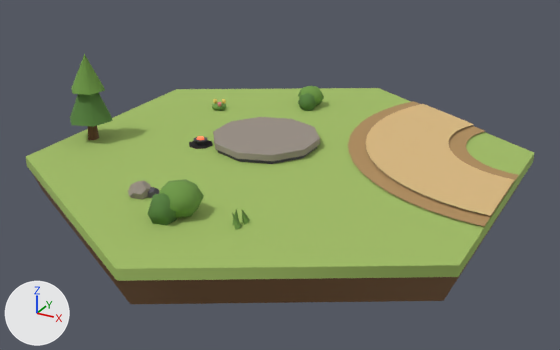
One commit to the glTF model assets/tiles/tile_emberBend.glb: the scene before it, then after it.
Before and after are seen from a camera (50 mm lens) standing at (1.358, -2.483, 1.153) and looking at (0.03, -0.067, -0.055). Lighting does not change. The marker at lower left points along +X, +Y and +Z. The older version comes first. Where no turn or scale is listed for an object, it has been applied to the vertices. Vertices at exactly the same position are counted once.

The first picture shows 'deco_bush_0_a', 'deco_bush_0_b', 'deco_bush_5_a', 'deco_bush_5_b', 'deco_flowers_1_leaf', 'deco_stone_2_a', 'deco_stone_2_b', 'deco_tree_3_crown', 'deco_tree_3_crown_b', 'deco_tree_3_trunk', 'ground', 'ground_soil', 'road_surface_0', 'road_verge_0', 'tower_slot_1_plate' and 5 more.
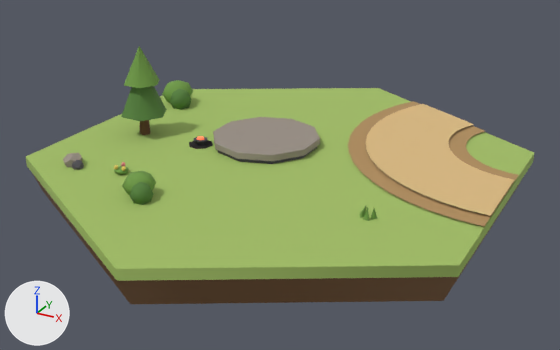
Where the newer file only moved an object's origin or applied its transform, the numbers keep the older frame.

What differs and where, as boxes [x1, y1, x2, y2] in the pictures (560 x 350 px):
'deco_tree_3_crown', moved, turned, rescaled: before [70, 93, 113, 127]; after [121, 86, 167, 121]
'deco_tree_3_crown_b', reshaped: before [71, 54, 105, 95]; after [124, 46, 159, 88]
'deco_bush_5_a', moved, turned, rescaled: before [159, 179, 204, 218]; after [162, 80, 193, 103]
'deco_bush_5_b', moved, turned, rescaled: before [148, 193, 177, 225]; after [170, 89, 191, 110]
'deco_bush_0_a', moved, turned, rescaled: before [298, 86, 324, 106]; after [122, 171, 156, 195]
'deco_bush_0_b', moved, turned, rescaled: before [298, 93, 316, 111]; after [130, 182, 153, 205]
'deco_stone_2_a', moved, turned, rescaled: before [128, 180, 151, 199]; after [63, 153, 83, 167]
'deco_tree_3_trunk', reshaped (8% narrower, 7% taller): before [88, 126, 99, 140]; after [140, 120, 150, 135]
'deco_stone_2_b', moved, turned, rescaled: before [148, 187, 159, 198]; after [72, 160, 84, 170]
'deco_flowers_1_leaf', moved, turned, rescaled: before [212, 103, 226, 110]; after [114, 166, 128, 175]

Diff of the bpy script that builds the scene:
```diff
--- a/assets/tiles/tile_emberBend.glb.py
+++ b/assets/tiles/tile_emberBend.glb.py
@@ me_mesh_9 @@
-me_mesh_9.from_pydata(...)  # 28 vertices, 36 faces; spans x -0.0616..0.0616, y -0.0597..0.0597, z -0.0503..0.0503
+me_mesh_9.from_pydata(...)  # 28 vertices, 36 faces; spans x -0.1372..-0.0216, y -1.2197..-1.1053, z -0.05..0.0453
+# me_mesh_9 part 1: the whole mesh is turned 34.4 degrees about the z axis through its middle and scaled by 0.947, then moved by (-0.0794, -1.1625, -0.0024)
 me_mesh_9.materials.append(mat_foliage_bush)
@@ me_mesh_10 @@
-me_mesh_10.from_pydata(...)  # 24 vertices, 30 faces; spans x -0.0411..0.0439, y -0.0447..0.0388, z -0.0449..0.0449
+me_mesh_10.from_pydata(...)  # 24 vertices, 30 faces; spans x -0.0953..-0.0146, y -1.1822..-1.1036, z -0.0442..0.0409
+# me_mesh_10 part 2: the whole mesh is turned 34.4 degrees about the z axis through its middle and scaled by 0.947, then moved by (-0.0527, -1.1447, -0.0017)
 me_mesh_10.materials.append(mat_foliage_dark)
@@ me_mesh_11 @@
-me_mesh_11.from_pydata(...)  # 18 vertices, 20 faces; spans x -0.0323..0.0313, y -0.0334..0.0279, z -0.0154..0.0154
+me_mesh_11.from_pydata(...)  # 18 vertices, 20 faces; spans x 0.0623..0.1118, y -0.8186..-0.7669, z -0.0126..0.0126
+# me_mesh_11 part 3: the whole mesh is turned 163.6 degrees about the z axis through its middle and scaled by 0.813, then moved by (0.0861, -0.7878, 0.0)
 me_mesh_11.materials.append(mat_foliage_bush)
@@ me_mesh_15 @@
-me_mesh_15.from_pydata(...)  # 20 vertices, 36 faces; spans x -0.0384..0.0384, y -0.0383..0.0383, z -0.0299..0.0299
+me_mesh_15.from_pydata(...)  # 20 vertices, 36 faces; spans x -0.4344..-0.3602, y 0.0595..0.1374, z -0.0293..0.0273
+# me_mesh_15 part 4: the whole mesh is turned -49.2 degrees about the z axis through its middle and scaled by 0.948, then moved by (-0.3973, 0.0985, -0.001)
 me_mesh_15.materials.append(mat_stone)
@@ me_mesh_16 @@
-me_mesh_16.from_pydata(...)  # 20 vertices, 36 faces; spans x -0.0223..0.0223, y -0.0221..0.0221, z -0.0221..0.0221
+me_mesh_16.from_pydata(...)  # 20 vertices, 36 faces; spans x -0.4193..-0.3794, y 0.0396..0.0816, z -0.021..0.021
+# me_mesh_16 part 5: the whole mesh is turned -49.2 degrees about the z axis through its middle and scaled by 0.948, then moved by (-0.3994, 0.0606, 0.0)
 me_mesh_16.materials.append(mat_darkstone)
@@ me_mesh_17 @@
-me_mesh_17.from_pydata(...)  # 14 vertices, 20 faces; spans x -0.0239..0.0206, y -0.0234..0.0221, z -0.0525..0.0525
+me_mesh_17.from_pydata(...)  # 14 vertices, 20 faces; spans x 0.1331..0.1771, y 0.1293..0.1749, z -0.0525..0.0579
+# me_mesh_17 part 6: 14 of 14 vertices moved; they spanned x -0.0239..0.0206, y -0.0234..0.0221, z -0.0525..0.0525 and now span x 0.1331..0.1771, y 0.1293..0.1749, z -0.0525..0.0579; mean shift (0.1568, 0.1552, 0.0027)
 me_mesh_17.materials.append(mat_timber)
@@ me_mesh_18 @@
-me_mesh_18.from_pydata(...)  # 9 vertices, 12 faces; spans x -0.09..0.09, y -0.092..0.092, z -0.105..0.105
+me_mesh_18.from_pydata(...)  # 9 vertices, 12 faces; spans x 0.054..0.252, y 0.064..0.241, z -0.101..0.12
+# me_mesh_18 part 7: the whole mesh is turned 100.4 degrees about the z axis through its middle and scaled by 1.05, then moved by (0.153, 0.152, 0.01)
 me_mesh_18.materials.append(mat_foliage_dark)
@@ me_mesh_19 @@
-me_mesh_19.from_pydata(...)  # 9 vertices, 12 faces; spans x -0.0703..0.0703, y -0.0716..0.0716, z -0.0735..0.0735
-me_mesh_19.vertices[0].co = (0.0, 0.0, 0.0735)  # pixel (84, 53)
-me_mesh_19.vertices[1].co = (-0.0166, -0.0716, -0.0735)  # pixel (72, 93)
-me_mesh_19.vertices[2].co = (0.0537, -0.0501, -0.0735)  # pixel (89, 94)
-me_mesh_19.vertices[3].co = (0.0703, 0.0215, -0.0735)  # pixel (105, 90)
-me_mesh_19.vertices[4].co = (0.0166, 0.0716, -0.0735)  # pixel (103, 85)
-me_mesh_19.vertices[5].co = (-0.0537, 0.0501, -0.0735)
-me_mesh_19.vertices[6].co = (-0.0703, -0.0215, -0.0735)  # pixel (71, 88)
-me_mesh_19.vertices[7].co = (-0.0166, -0.0716, -0.0735)  # pixel (72, 93)
-me_mesh_19.vertices[8].co = (0.0, 0.0, -0.0735)
+me_mesh_19.from_pydata(...)  # 9 vertices, 12 faces; spans x 0.076..0.2303, y 0.0839..0.2211, z -0.0628..0.0917
+# me_mesh_19 part 8
+me_mesh_19.vertices[0].co = (0.1531, 0.1525, 0.0917)  # pixel (139, 45)
+me_mesh_19.vertices[1].co = (0.2303, 0.1489, -0.0628)  # pixel (156, 85)
+me_mesh_19.vertices[2].co = (0.1948, 0.2175, -0.0628)  # pixel (159, 80)
+me_mesh_19.vertices[3].co = (0.1177, 0.2211, -0.0628)
+me_mesh_19.vertices[4].co = (0.076, 0.156, -0.0628)
+me_mesh_19.vertices[5].co = (0.1115, 0.0874, -0.0628)  # pixel (123, 85)
+me_mesh_19.vertices[6].co = (0.1886, 0.0839, -0.0628)  # pixel (138, 88)
+me_mesh_19.vertices[7].co = (0.2303, 0.1489, -0.0628)  # pixel (156, 85)
+me_mesh_19.vertices[8].co = (0.1531, 0.1525, -0.0628)
 me_mesh_19.materials.append(mat_foliage_bush)
@@ me_mesh_23 @@
-me_mesh_23.from_pydata(...)  # 28 vertices, 36 faces; spans x -0.076..0.076, y -0.078..0.078, z -0.064..0.064
+me_mesh_23.from_pydata(...)  # 28 vertices, 36 faces; spans x -0.759..-0.616, y 0.876..1.016, z -0.063..0.054
+# me_mesh_23 part 9: the whole mesh is turned 65.4 degrees about the z axis through its middle and scaled by 0.921, then moved by (-0.688, 0.946, -0.004)
 me_mesh_23.materials.append(mat_foliage_bush)
@@ me_mesh_24 @@
-me_mesh_24.from_pydata(...)  # 24 vertices, 30 faces; spans x -0.0566..0.0496, y -0.0519..0.0558, z -0.057..0.057
+me_mesh_24.from_pydata(...)  # 24 vertices, 30 faces; spans x -0.6727..-0.5732, y 0.9212..1.0185, z -0.0556..0.0494
+# me_mesh_24 part 10: the whole mesh is turned 65.4 degrees about the z axis through its middle and scaled by 0.921, then moved by (-0.621, 0.9621, -0.0031)
 me_mesh_24.materials.append(mat_foliage_dark)
```
